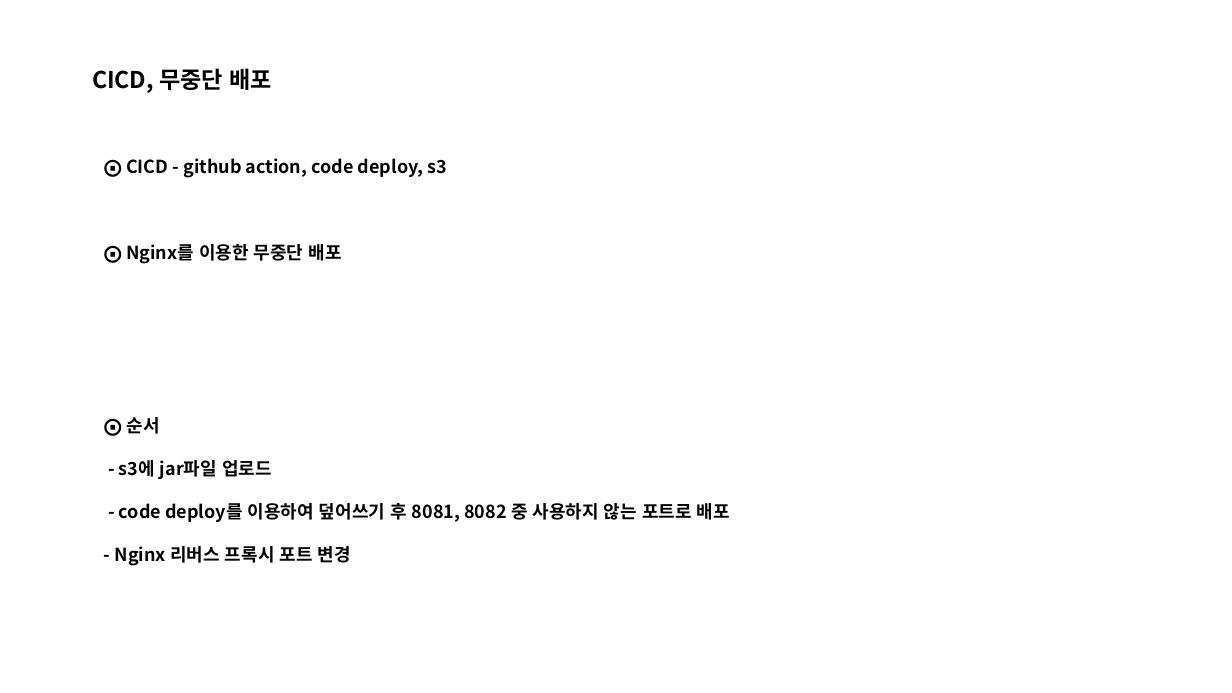
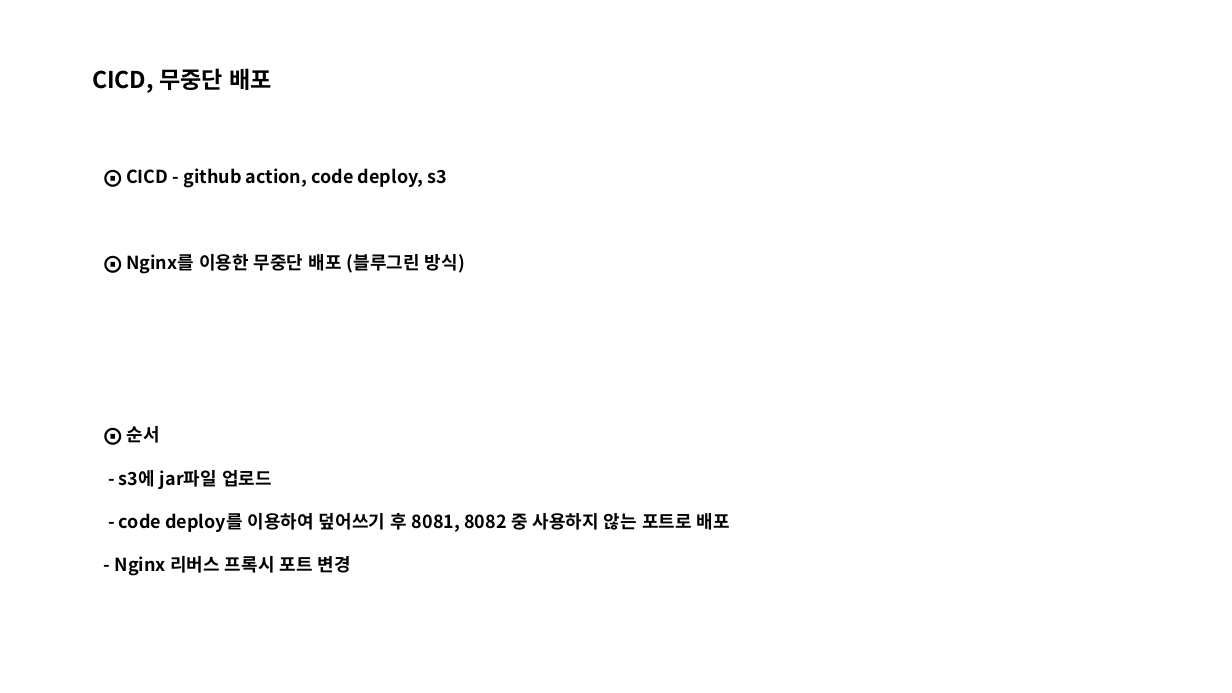
Before and after one commit to ohjinhokor/PortFolio, a slide deck: slide 8 of 오진호 포트폴리오.pptx. Drawn at 1232x693 pixels with LibreOffice and Linux fonts; fonts in the diff are those of the drawing; background and template pictures are left out. Boxes give left, top, right and bottom in pixels: in the first picture for what was removed or moved away, otherwise in the second. Text is boxed around its words. In the diff, an @@ line names an element or a change of style, - is before the commit and + after.

Commit message:
2022/04/30 포트폴리오 수정

```diff
--- a/오진호 포트폴리오.pptx
+++ b/오진호 포트폴리오.pptx
@@ text "⨀ CICD - github action, ...": place and size @@
-text "⨀ CICD - github action, ..." at (115, 158, 730, 566)
+text "⨀ CICD - github action, ..." at (115, 168, 730, 576)
@@ text at (199, 254, 465, 273): text changed @@
-⨀ Nginx를 이용한 무중단 배포
+⨀ Nginx를 이용한 무중단 배포 (블루그린 방식)
```
Also in this commit, not shown: 9 other slides changed, 1 slide added, 1 slide removed, 4 other files.
